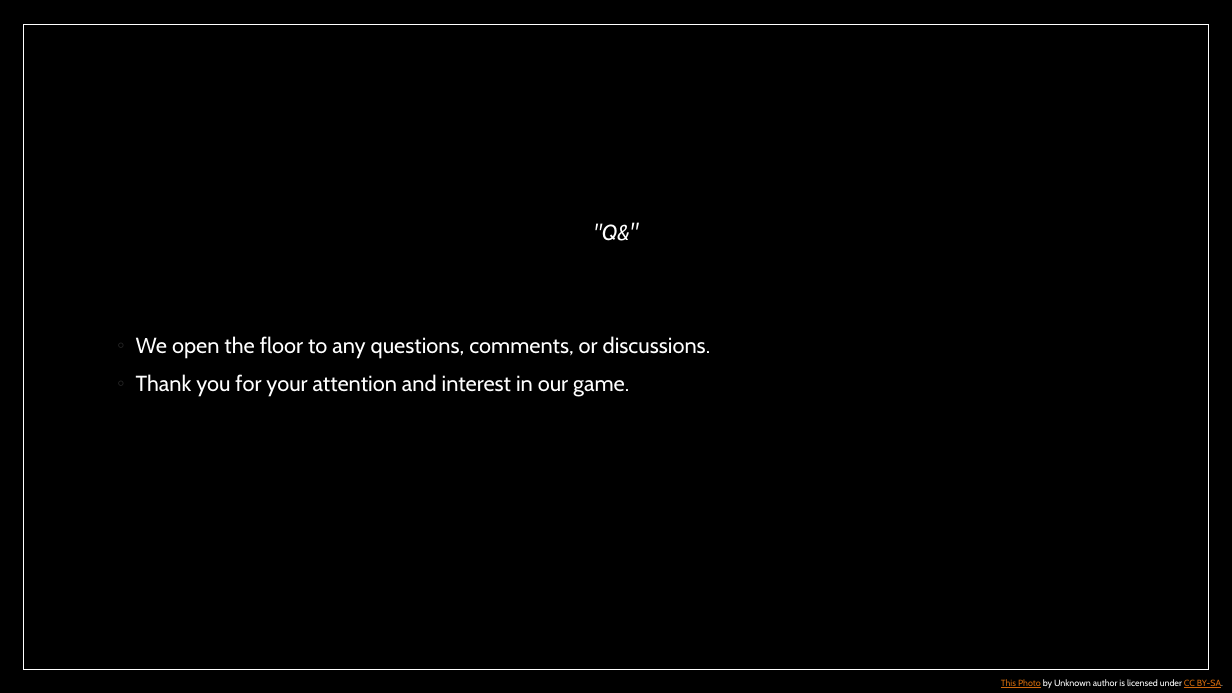
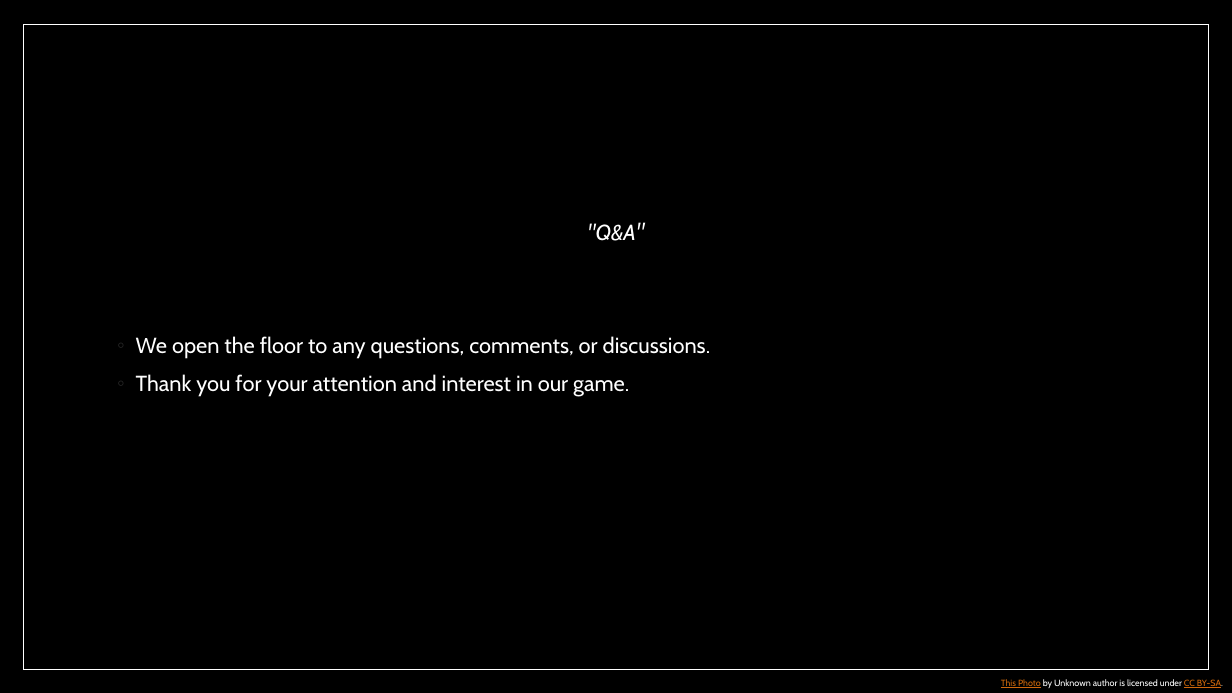
Before and after one commit to Nodles2209/Odyssey-of-the-Forgotten, a slide deck: slide 10 of Group_Presentation.pptx. Drawn at 1232x693 pixels with LibreOffice and Linux fonts; fonts in the diff are those of the drawing; background and template pictures are left out. Boxes give left, top, right and bottom in pixels: in the first picture for what was removed or moved away, otherwise in the second. Text is boxed around its words. In the diff, an @@ line names an element or a change of style, - is before the commit and + after.

```diff
--- a/Group_Presentation.pptx
+++ b/Group_Presentation.pptx
@@ text at <box>587,223,635,241</box>: text changed @@
-"Q&"
+"Q&A"
```
